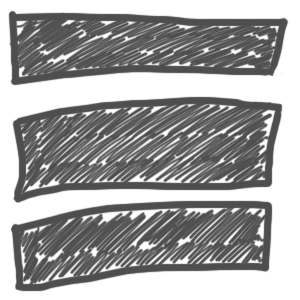
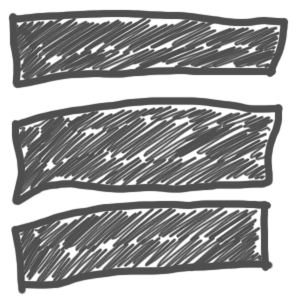
Layer changes from the first 300x300 image to the second:
showed "Layer 3" over left=8, top=9, right=289, bottom=295
hid "Layer 1" over left=8, top=10, right=289, bottom=292
